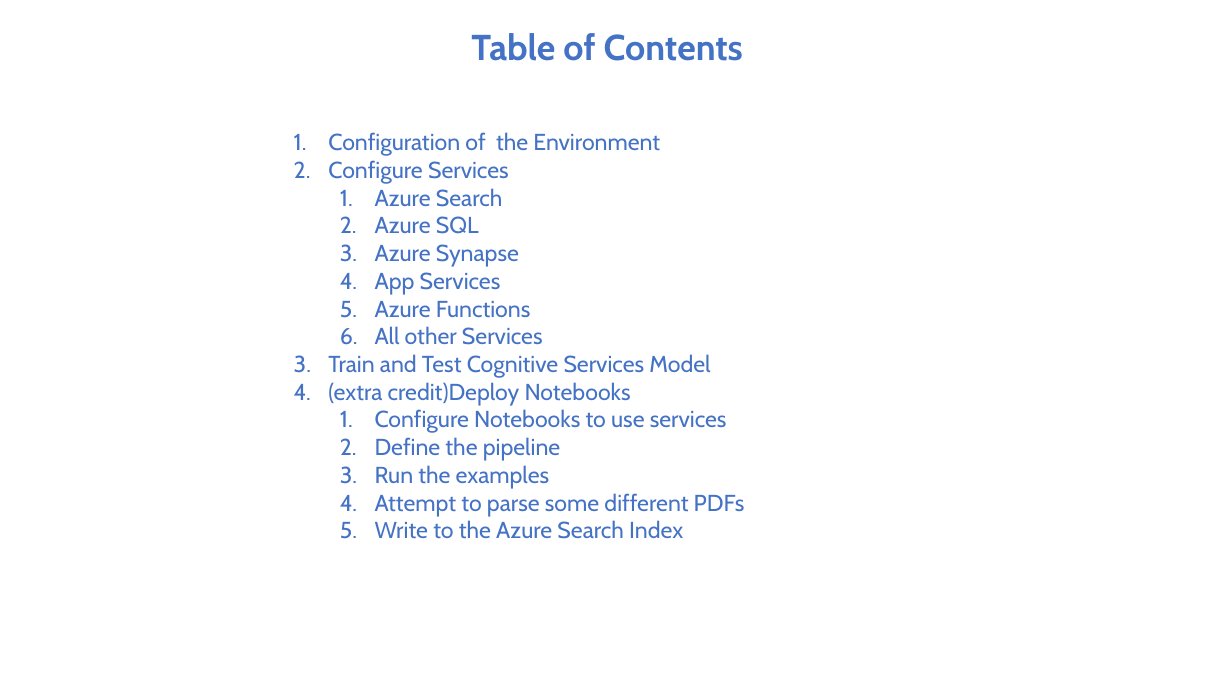
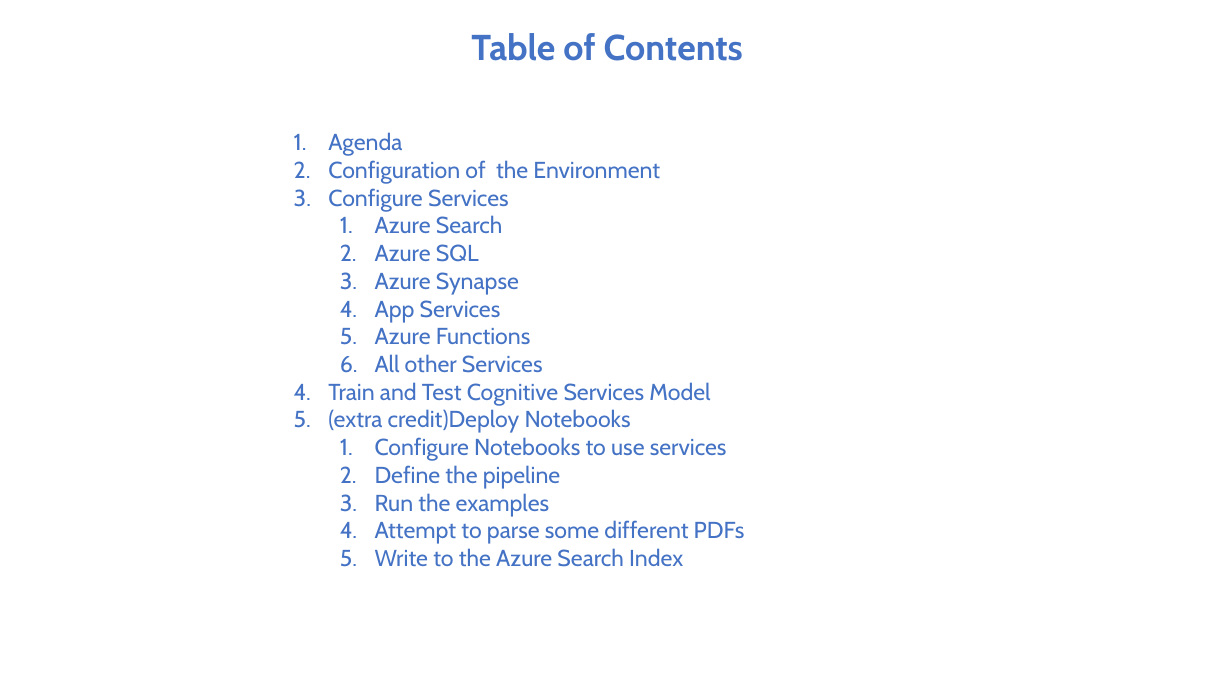
Before and after one commit to appliedcognetics/esgWorkshop, a slide deck: slide 2 of src/workshop/documents/presentation.pptx. Drawn at 1232x693 pixels with LibreOffice and Linux fonts; fonts in the diff are those of the drawing. Boxes give left, top, right and bottom in pixels: in the first picture for what was removed or moved away, otherwise in the second. Text is boxed around its words. In the diff, an @@ line names an element or a change of style, - is before the commit and + after.

```diff
--- a/src/workshop/documents/presentation.pptx
+++ b/src/workshop/documents/presentation.pptx
@@ text at [328, 132, 402, 156]: paragraph added @@
+1. Agenda
```
Also in this commit, not shown: 4 other slides changed, 3 slides added, 1 slide removed, 1 other file.
